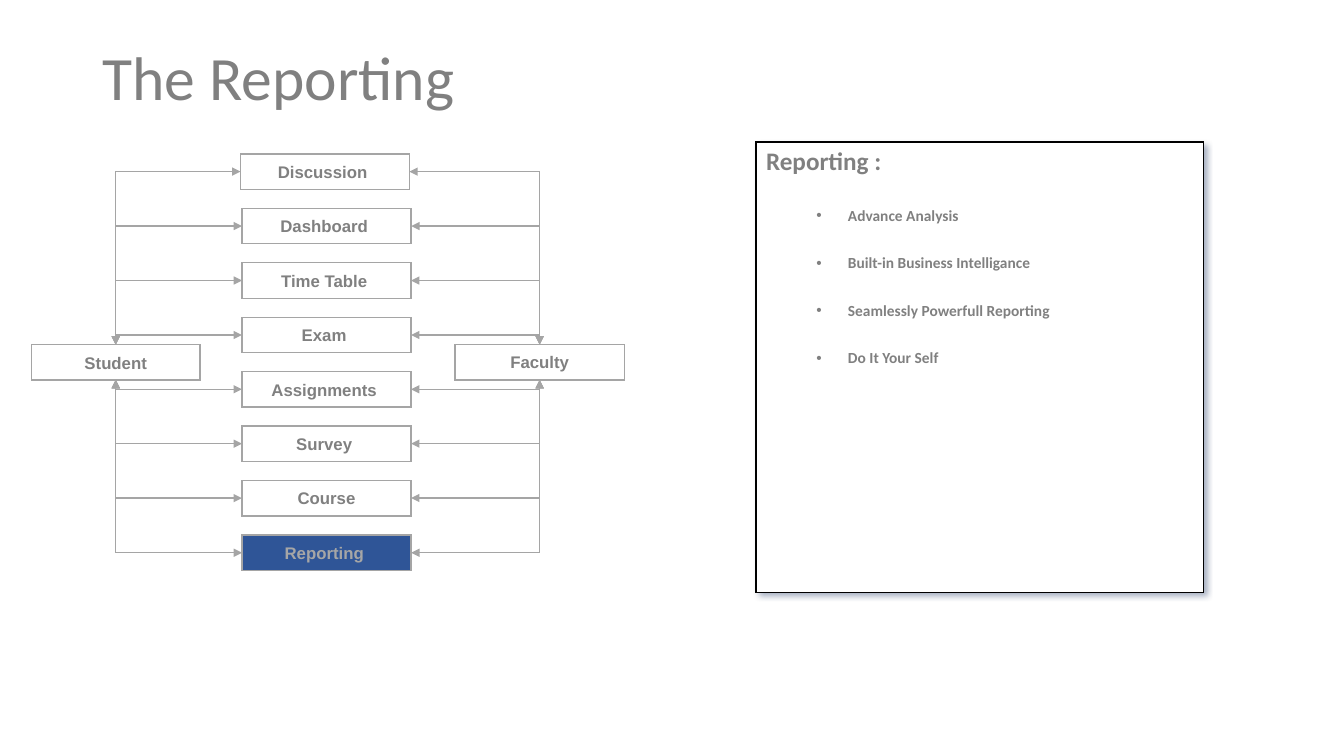
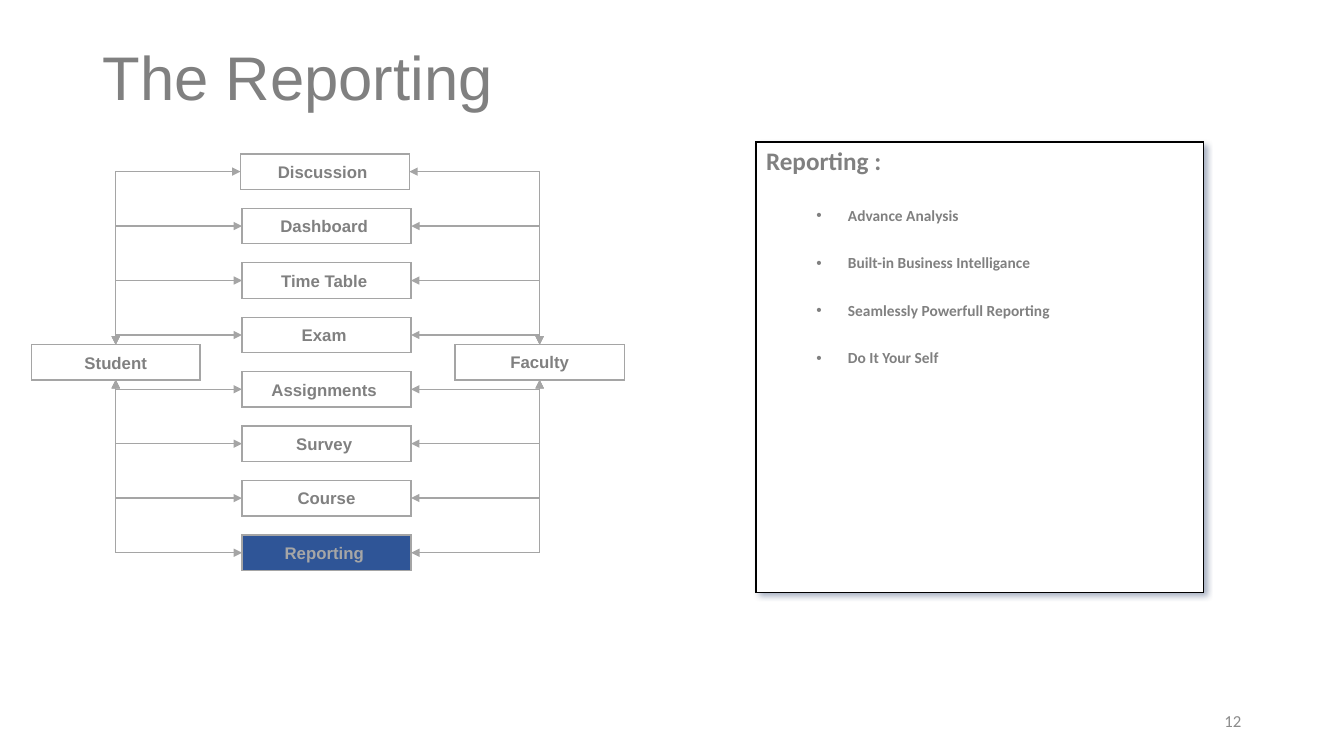
Before and after one commit to NarendranathPanda/uams, a slide deck: slide 12 of University Assignment Management System v0.1.pptx (slide 10 before the commit). Drawn at 1344x756 pixels with LibreOffice and Linux fonts; fonts in the diff are those of the drawing. Boxes give left, top, right and bottom in pixels: in the first picture for what was removed or moved away, otherwise in the second. Text is boxed around its words. In the diff, an @@ line names an element or a change of style, - is before the commit and + after.

```diff
--- a/University Assignment Management System v0.1.pptx
+++ b/University Assignment Management System v0.1.pptx
@@ title "The Reporting" at bbox=[102, 55, 493, 112]: font Calibri to Arial @@
@@ page number added at bbox=[1224, 716, 1241, 727], 12 pt, text #8C8C8C @@
+12
```
Also in this commit, not shown: 11 other slides changed, 2 slides added, 1 slide removed, 8 other files.
